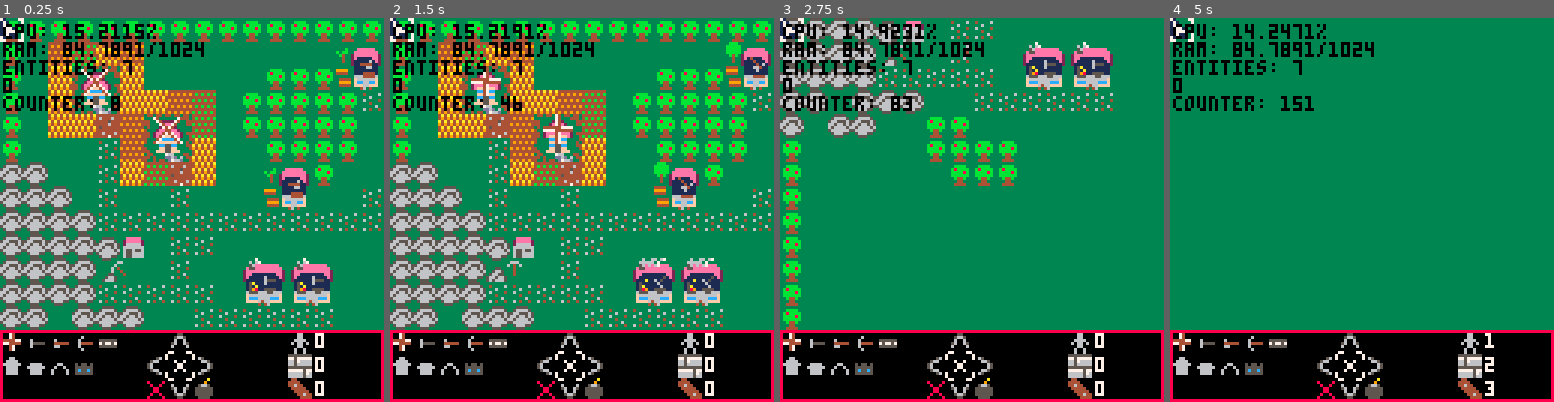
Above: before the commit, frames 1-4 (left to right).
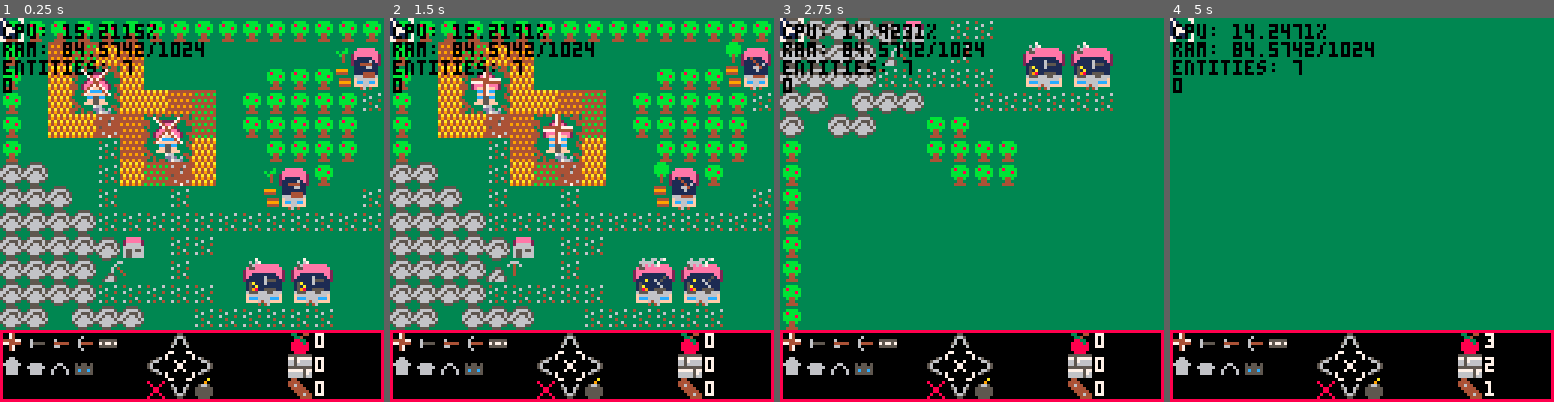
Above: after the commit, the same moments.

Repository: mRamiroGonzalez/gestion
Game: PICO-8 cartridge gestion_oop.p8
Same seed, same stepped clock (60 frames per second), same inputs: the game is played once before the commit and once after it.
Inputs:
- Up to frame 1 (0.25 s): no input
- Up to frame 2 (1.5 s): tap O (Z key) at 0.33, 0.7, 1.43 s
- Up to frame 3 (2.75 s): hold Left 1.97-2.37 s; tap O (Z key) at 2.22 s; hold Down from 2.42 s (still down)
- Up to frame 4 (5 s): release Down at 2.82 s; hold Right 2.87-3.53 s; tap O (Z key) at 3.1, 3.98, 4.87 s; hold Up 3.58-4.08 s; hold Right 4.13-4.53 s; hold Down from 4.58 s (still down)

The runs differ from the first frame. In frame 1, 0.8% of the frame differs, in the area x 0-81%, y 6-88%; in frame 2, 0.9%; in frame 3, 0.9%; in frame 4, 1.0%, in the area x 0-85%, y 6-98%.

Commit message:
fix ressource printing order

Diff:
--- a/gestion_oop.p8
+++ b/gestion_oop.p8
@@ -170,7 +170,6 @@
 print('ram: '..(ram or 0)..'/1024', cam.x+1, cam.y+8, 0)
 print('entities: '..count(entities), cam.x+1, cam.y+14, 0)
 print(is_between_two_walls(flr(mouse.x/8), flr(mouse.y/8)), cam.x+1, cam.y+20, 0)
-print('counter: '..counter, cam.x+1, cam.y+26)
 
 end
 function draw_map(var)
@@ -530,11 +529,11 @@
 r = o or {}
 r.wood = 0
 r.stone = 0
-r.people = 0
+r.food = 0
 
 r.building_wood = 1
 r.building_stone = 2
-r.building_people = 3
+r.building_food = 3
 
 setmetatable(o, self)
 self.__index = self
@@ -551,9 +550,9 @@
 local x = flr(cam.x/8)*8 + 13*8 + 1
 local y = flr(cam.y/8)*8 + 1
 
-print(self.wood, x, y + 13*8, 7)
+print(self.food, x, y + 13*8, 7)
 print(self.stone, x, y + 14*8, 7)
-print(self.people, x, y + 15*8, 7)
+print(self.wood, x, y + 15*8, 7)
 end
 
 function ressources:update()
@@ -561,7 +560,7 @@
 if ((counter % refresh_value) == 0) then
 self.wood += self.building_wood
 self.stone += self.building_stone
-self.people += self.building_people
+self.food += self.building_food
 end
 end
 
@@ -584,13 +583,13 @@
 00000000000470000000000000000000000600000066660000666600060000600555555000000000000000000000000000000000000000000000000000000000
 00000000000000000000000000000000000000000000000000000000000000000000000000000000000000000000000000000000000000000000000000000000
 0100000077000077000000007000000077000077000000070000000000000a000888888000000000555555550440000000000000000000000000000000000000
-17100000700000070005500070650000000000000000560708000080000090008088880800066000775777774444000000000000000000000000000000000000
-17710000000000000056650000066500060000600056600000800800005665008808808800066000665766664464400000000000000000000000000000000000
-17771000000000000060060000000650056006500560000000088000055555508880088800666600665666660444440000000000000000000000000000000000
-17777100000000000560065000000650006006000560000000088000055555508880088806066060555555550044444000000000000000000000000000000000
-17711000000000070600006000066500005665000056600000800800055555508808808800066000777775770004464400000000000000000000000000000000
-01171000700000070000000070650000000550000000560708000080005555008088880800600600666665760000444400000000000000000000000000000000
-00000000770000777700007770000000000000000000000700000000000000000888888000600600666665660000044000000000000000000000000000000000
+17100000700000070005500070650000000000000000560708000080000090008088880803300440775777774444000000000000000000000000000000000000
+17710000000000000056650000066500060000600056600000800800005665008808808800334000665766664464400000000000000000000000000000000000
+17771000000000000060060000000650056006500560000000088000055555508880088800883300665666660444440000000000000000000000000000000000
+17777100000000000560065000000650006006000560000000088000055555508880088808888380555555550044444000000000000000000000000000000000
+17711000000000070600006000066500005665000056600000800800055555508808808808888880777775770004464400000000000000000000000000000000
+01171000700000070000000070650000000550000000560708000080005555008088880808888880666665760000444400000000000000000000000000000000
+00000000770000777700007770000000000000000000000700000000000000000888888000888800666665660000044000000000000000000000000000000000
 3eeeee33333333333eeeeee33eeeeee3000000000000000000000000000000000000000000000000000000000000000000000000000000000000000000000000
 2eeeee23333333332eeeeee22ee22ee2000000000000000000000000000000000000000000000000000000000000000000000000000000000000000000000000
 2eeeee23333333332eeeeee22e2112e2000000000000000000000000000000000000000000000000000000000000000000000000000000000000000000000000
@@ -834,7 +833,7 @@
 
 
 __gff__
-000c0c0c0c0c0c0c0c0c000000000000000004040404040c0000000000000000000200000000000000000000000000000200000000000000000000000000000000000000000000000000000000000000000000000000000000000000000000000000000000000000000000000000000000000000000000000000000000000000
+000c0c0c0c0c0c0c0c0c000000000000000004040404040c000c000000000000000200000000000000000000000000000200000000000000000000000000000000000000000000000000000000000000000000000000000000000000000000000000000000000000000000000000000000000000000000000000000000000000
 0000000000000000000000000000000010101010101010101010101010101000000000000000000000000000000000000000000000000000000000000000000000000000000000000000000000000000000000000000000000000000000000000000000000000000000000000000000000000000000000000000000000000000
 __map__
 3131313131313131313131313131313131313131313131313131313131313131212121212121212121212121212121212121212121212121212121212121212121212121212121212121212121212121212121212121212121212121212121212121212121212121212121212121212121212121212121212121212121212131
--- a/src/main.lua
+++ b/src/main.lua
@@ -38,7 +38,7 @@
   print('ram: '..(ram or 0)..'/1024', cam.x+1, cam.y+8, 0)
   print('entities: '..count(entities), cam.x+1, cam.y+14, 0)
   print(is_between_two_walls(flr(mouse.x/8), flr(mouse.y/8)), cam.x+1, cam.y+20, 0)
-  print('counter: '..counter, cam.x+1, cam.y+26)
 
+  --print('counter: '..counter, cam.x+1, cam.y+26)
   -- flr(mouse.x/8), flr(mouse.y/8)
 end
--- a/src/o_ressources.lua
+++ b/src/o_ressources.lua
@@ -3,11 +3,11 @@
   r = o or {}
   r.wood = 0
   r.stone = 0
-  r.people = 0
+  r.food = 0
 
   r.building_wood = 1
   r.building_stone = 2
-  r.building_people = 3
+  r.building_food = 3
 
   setmetatable(o, self)
   self.__index = self
@@ -24,9 +24,9 @@
   local x = flr(cam.x/8)*8 + 13*8 + 1
   local y = flr(cam.y/8)*8 + 1
 
-  print(self.wood, x, y + 13*8, 7)
+  print(self.food,  x, y + 13*8, 7)
   print(self.stone, x, y + 14*8, 7)
-  print(self.people, x, y + 15*8, 7)
+  print(self.wood,  x, y + 15*8, 7)
 end
 
 function ressources:update()
@@ -34,7 +34,7 @@
   if ((counter % refresh_value) == 0) then
     self.wood += self.building_wood
     self.stone += self.building_stone
-    self.people += self.building_people
+    self.food += self.building_food
   end
 end
 
